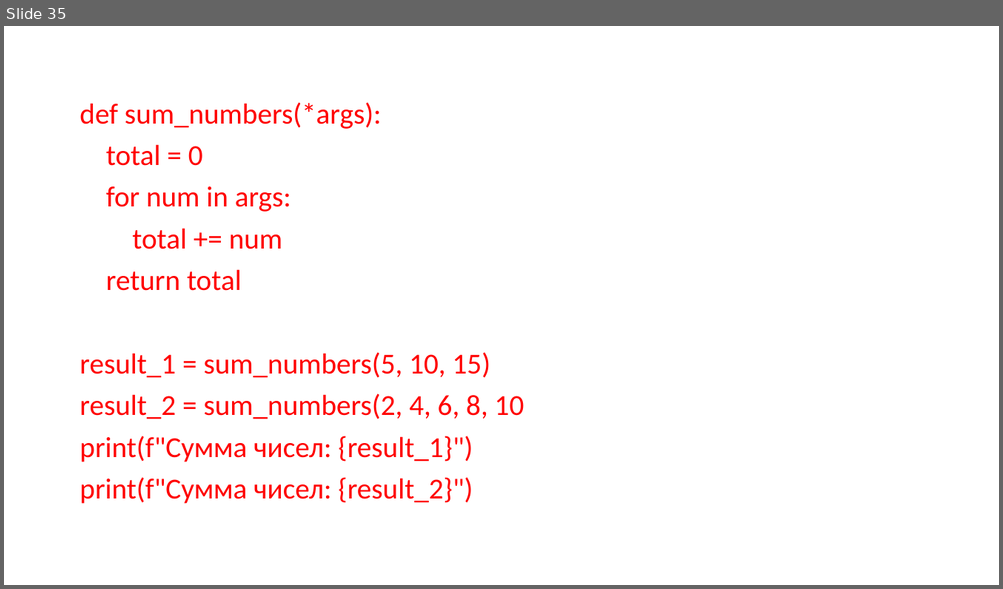
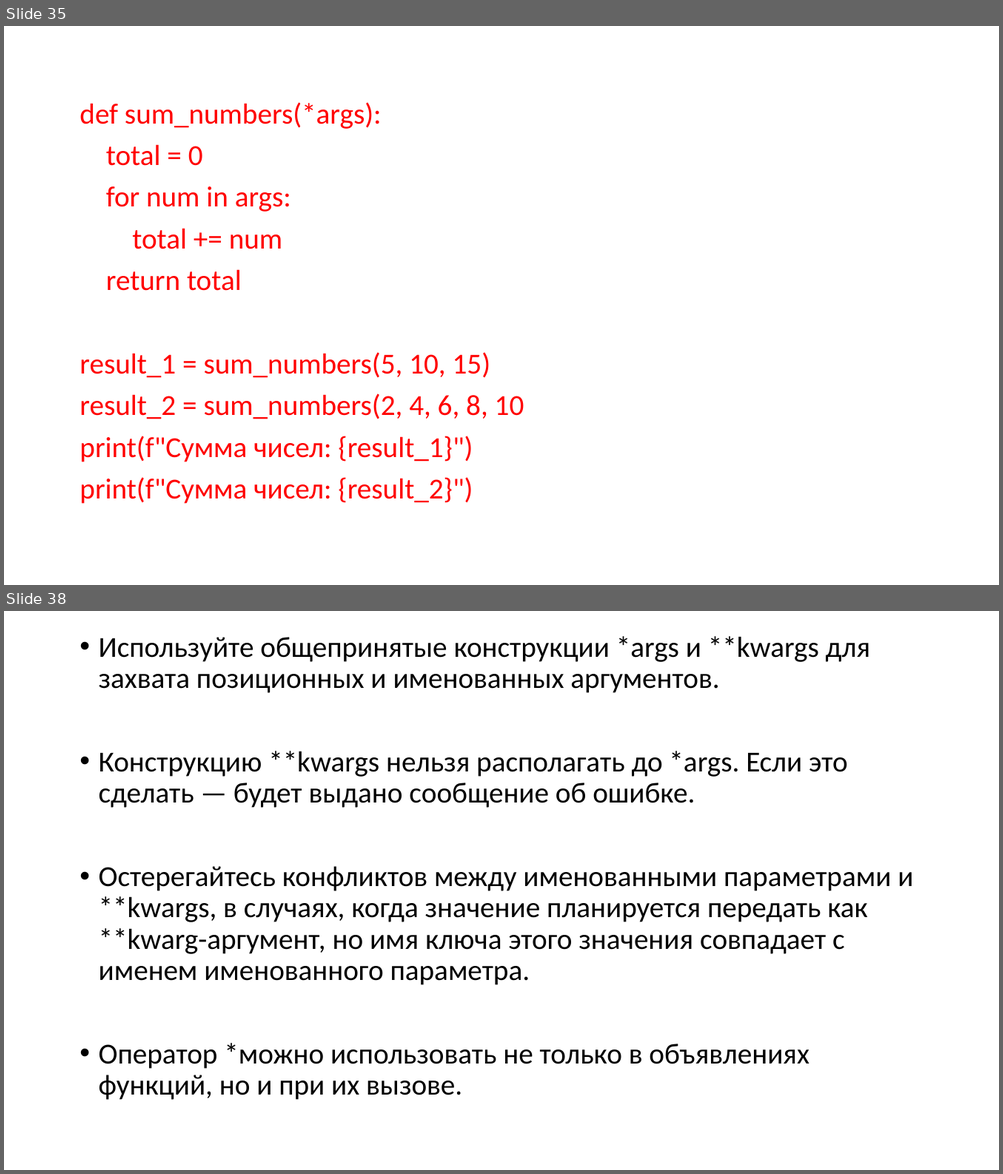
Before and after one commit to xDes-by/test, a slide deck: Презентация5.pptx. Shown one above the other, each under a label of ours: slide 35 before the commit, slides 35 and 38 after it; the slides between them are not shown. The pictures are 1003x589 and 1003x1174 pixels, drawn with LibreOffice and Linux fonts; fonts in the diff are those of the drawing. Boxes give left, top, right and bottom in pixels: in the first picture for what was removed or moved away, otherwise in the second. Text is boxed around its words. In the diff, an @@ line names an element or a change of style, - is before the commit and + after.

```diff
--- a/Презентация5.pptx
+++ b/Презентация5.pptx
@@ slide 38 added at [4,611,999,1170], background #FFFFFF @@
@@ text added at [99,636,913,1100], 28 pt, text #000000 @@
+• Используйте общепринятые конструкции *args и **kwargs для захвата позиционных и именованных аргументов.
+• Конструкцию **kwargs нельзя располагать до *args. Если это сделать — будет выдано сообщение об ошибке.
+• Остерегайтесь конфликтов между именованными параметрами и **kwargs, в случаях, когда значение планируется передать как **kwarg-аргумент, но имя ключа этого значения совпадает с именем именованного параметра.
+• Оператор *можно использовать не только в объявлениях функций, но и при их вызове.
```
Also in this commit, not shown: 6 other slides added, 1 other file.
